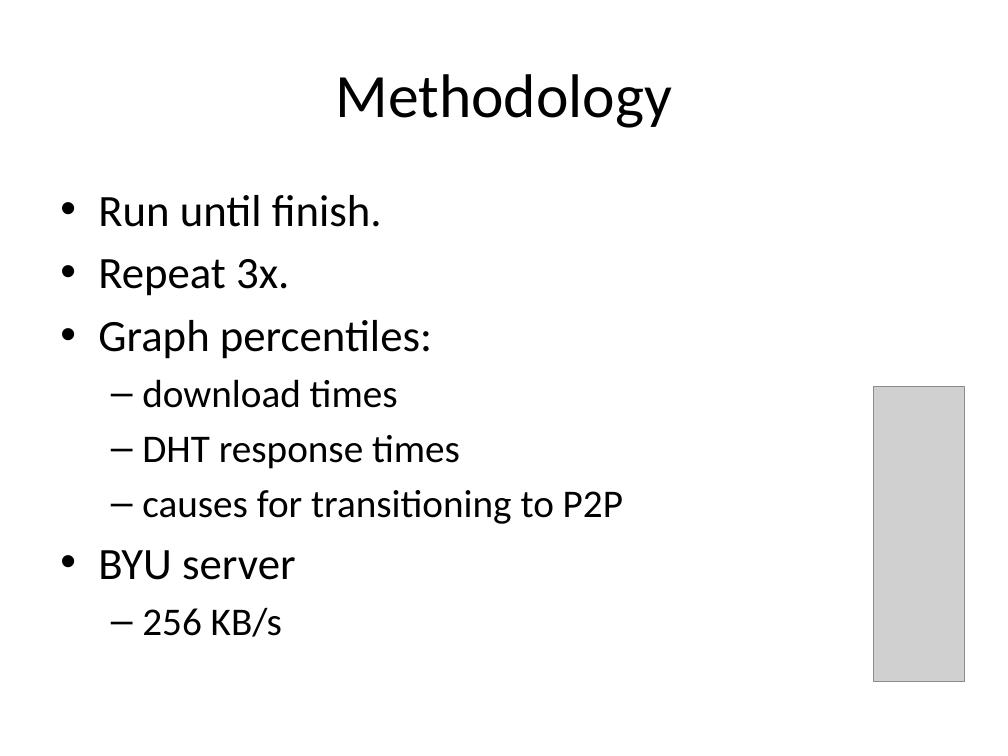
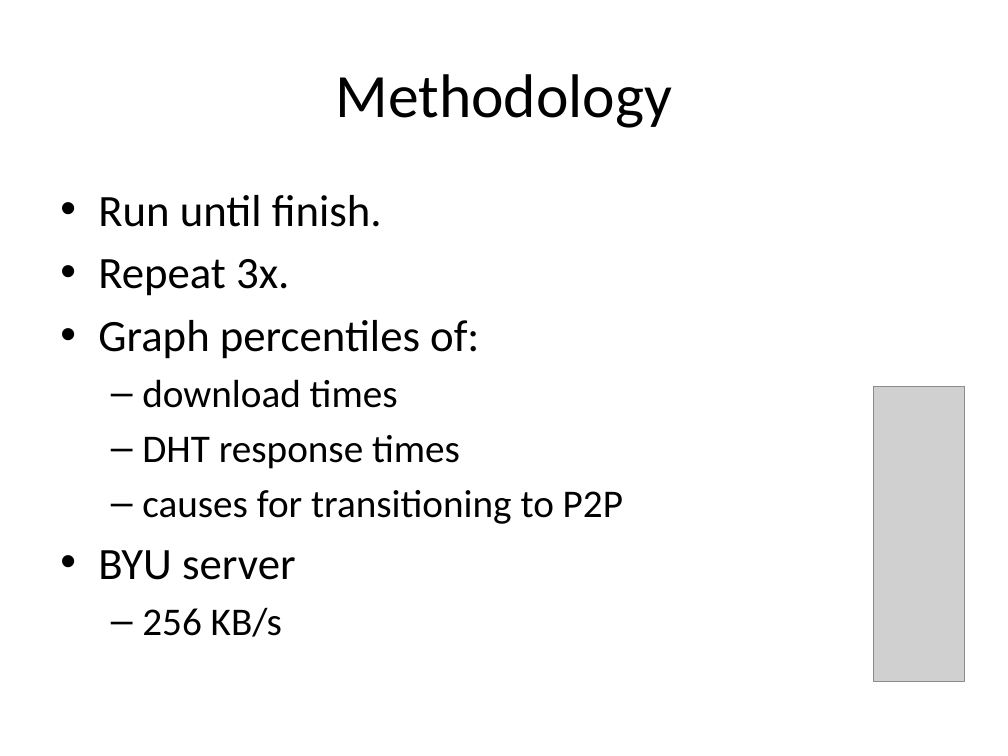
Before and after one commit to rdp/p2pwebclient, a slide deck: slide 20 of thesis_presentation/How to Make the Internet Faster.pptx. Drawn at 1008x756 pixels with LibreOffice and Linux fonts; fonts in the diff are those of the drawing; grey boxes stand for pictures. Boxes give left, top, right and bottom in pixels: in the first picture for what was removed or moved away, otherwise in the second. Text is boxed around its words. In the diff, an @@ line names an element or a change of style, - is before the commit and + after.

```diff
--- a/thesis_presentation/How to Make the Internet Faster.pptx
+++ b/thesis_presentation/How to Make the Internet Faster.pptx
@@ text at (x1=98, y1=320, x2=479, y2=359): text changed @@
-• Graph percentiles:
+• Graph percentiles of:
```
Also in this commit, not shown: 20 other slides changed, 2 slides added, 2 slides removed.
